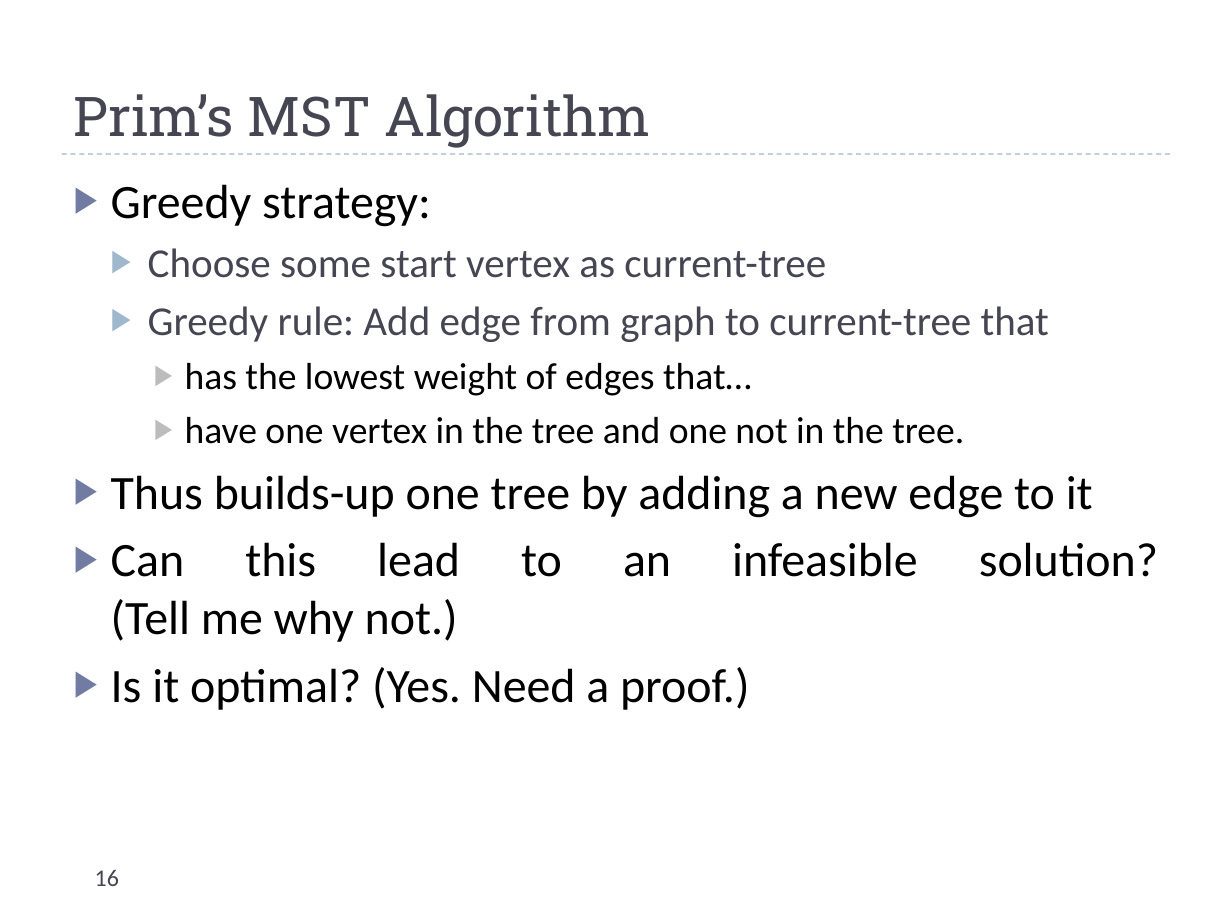
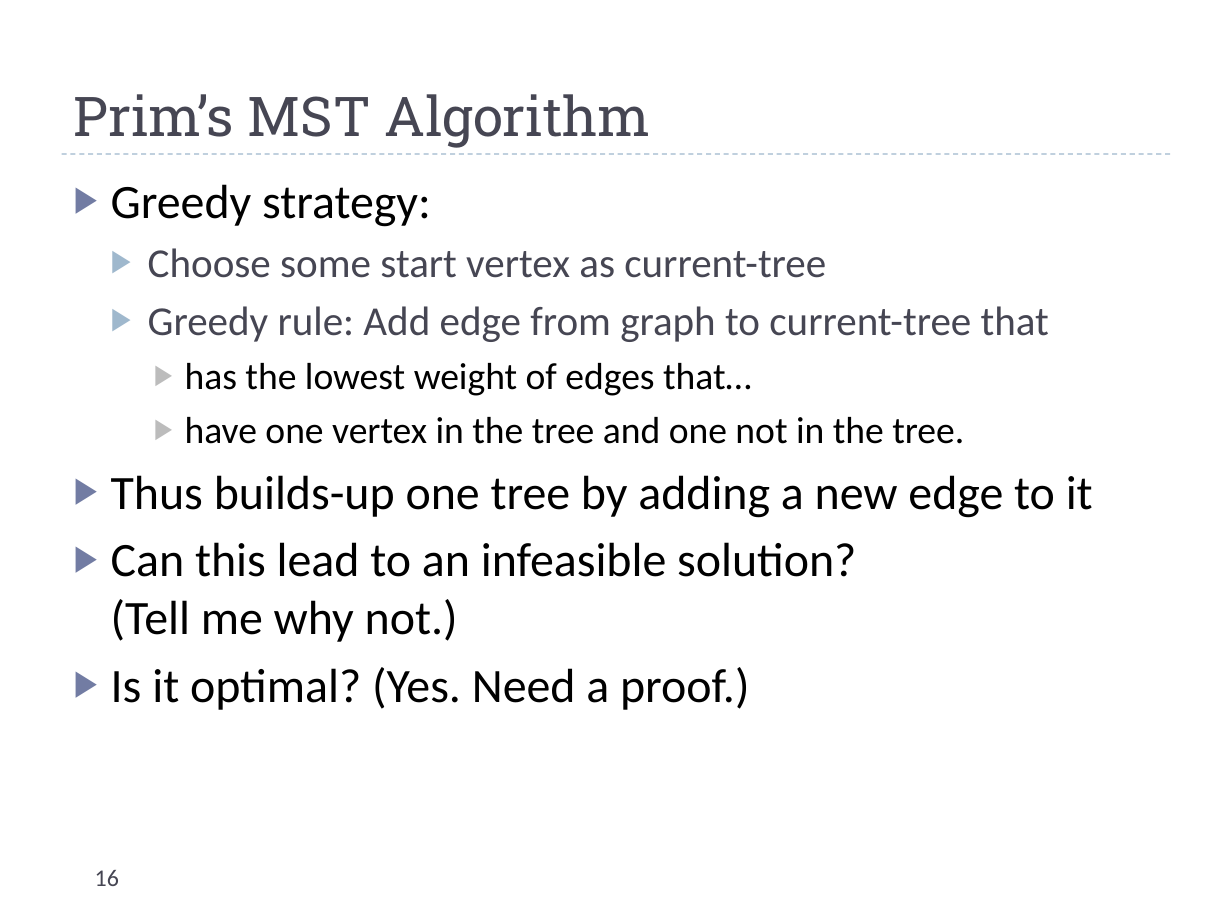
Before and after one commit to uva-cs/cs4102-f21, a slide deck: slide 16 of slides/dijkstraAndPrim.pptx. Drawn at 1232x924 pixels with LibreOffice and Linux fonts; fonts in the diff are those of the drawing. Boxes give left, top, right and bottom in pixels: in the first picture for what was removed or moved away, otherwise in the second. Text is boxed around its words. In the diff, an @@ line names an element or a change of style, - is before the commit and + after.

Commit message:
formatting tweaks to slides

```diff
--- a/slides/dijkstraAndPrim.pptx
+++ b/slides/dijkstraAndPrim.pptx
@@ text at <box>111,542,856,642</box>: alignment justified to left @@
```
Also in this commit, not shown: 1 other slide changed, 3 other files.
